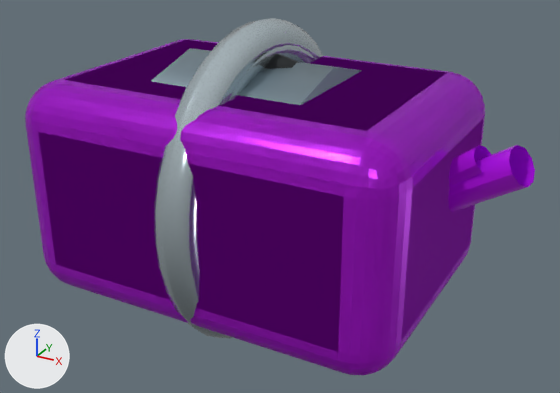
A saved change to the glTF model android/app/src/main/assets/models/vehicle_technical_atlases/electrical/electrical_24/electrical_24.glb.
Camera for both pictures: a 50 mm lens placed at (1.022, -1.742, 0.838), pointed at (0.055, 0.017, -0.041). The axes (+X, +Y, +Z) are drawn at lower left. The lights are the same throughout. The first picture is the older version. Where no turn or scale is listed for an object, it has been applied to the vertices.

Names of what the first picture shows: 'asset_mesh__electrical_1177__functional_ring', 'asset_mesh__electrical_1178__functional_ring', 'asset_mesh__electrical_1178__rotor', 'asset_mesh__electrical_1191__current_path', 'asset_mesh__electrical_1193__current_path', 'asset_mesh__electrical_1196__reference_body' and 1 more.
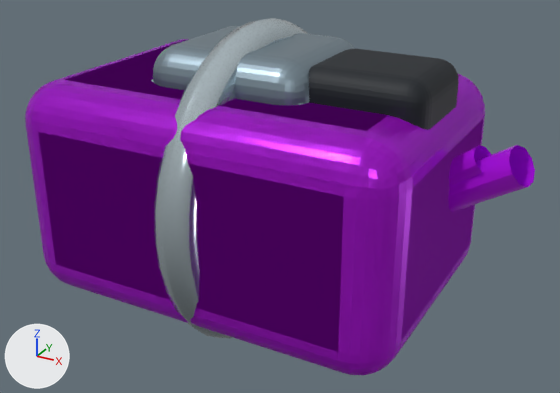
Changed parts and their boxes [x1, y1, x2, y2] in the pictures (560 x 393 px):
```json
{"object": "asset_mesh__electrical_1186__connector", "change": "added", "after": [309, 49, 459, 130], "on screen": "black"}
{"object": "asset_mesh__electrical_1186__sensor_body", "change": "added", "after": [153, 26, 355, 105]}
{"object": "asset_mesh__electrical_1178__rotor", "change": "unchanged, covered by the edit", "before": [151, 48, 361, 105], "after": [151, 79, 303, 105]}
{"object": "asset_mesh__electrical_1177__functional_ring", "change": "unchanged, covered by the edit", "before": [228, 45, 316, 101], "after": [228, 91, 235, 101]}
```

Scene script edits in JSON lines:
```json
{"op": "add", "block": "me_mesh_20_1", "code": ["me_mesh_20_1 = bpy.data.meshes.new('Mesh_20')", "me_mesh_20_1.from_pydata(...)  # 488 vertices, 972 faces; spans x -0.167..0.167, y -0.151..0.151, z -0.143..0.143", "me_mesh_20_1.materials.append(mat_g4ed_technical_polymer)  # black #101820"]}
{"op": "add", "block": "me_mesh_19_1", "code": ["me_mesh_19_1 = bpy.data.meshes.new('Mesh_19')", "me_mesh_19_1.from_pydata(...)  # 488 vertices, 972 faces; spans x -0.231..0.231, y -0.207..0.207, z -0.175..0.175", "me_mesh_19_1.materials.append(mat_g4ed_cast_aluminum)  # greyish blue #899ba6"]}
{"op": "add", "block": "ob_asset_mesh__electrical_1186__connector", "code": ["ob_asset_mesh__electrical_1186__connector = bpy.data.objects.new('asset_mesh__electrical_1186__connector', me_mesh_20_1)", "ob_asset_mesh__electrical_1186__connector.location = (0.342, 0.0, 0.238)"]}
{"op": "add", "block": "ob_asset_mesh__electrical_1186__sensor_body", "code": ["ob_asset_mesh__electrical_1186__sensor_body = bpy.data.objects.new('asset_mesh__electrical_1186__sensor_body', me_mesh_19_1)", "ob_asset_mesh__electrical_1186__sensor_body.location = (0.0, 0.0, 0.223)"]}
```
